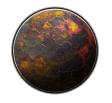
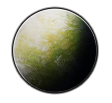
Layered file, before and after one edit (112x103). Changes by layer:
moved "Ellipse 1" into group "LOLA SAYU", painted on it, masked it over [13, 8, 97, 93]
hid "Layer 13" over [13, 8, 97, 93]
added layer "Layer 16" (overlay) in group "Plant" over [13, 8, 97, 93]
added layer "Ellipse 1 copy" in group "Plant" over [13, 8, 97, 93]
